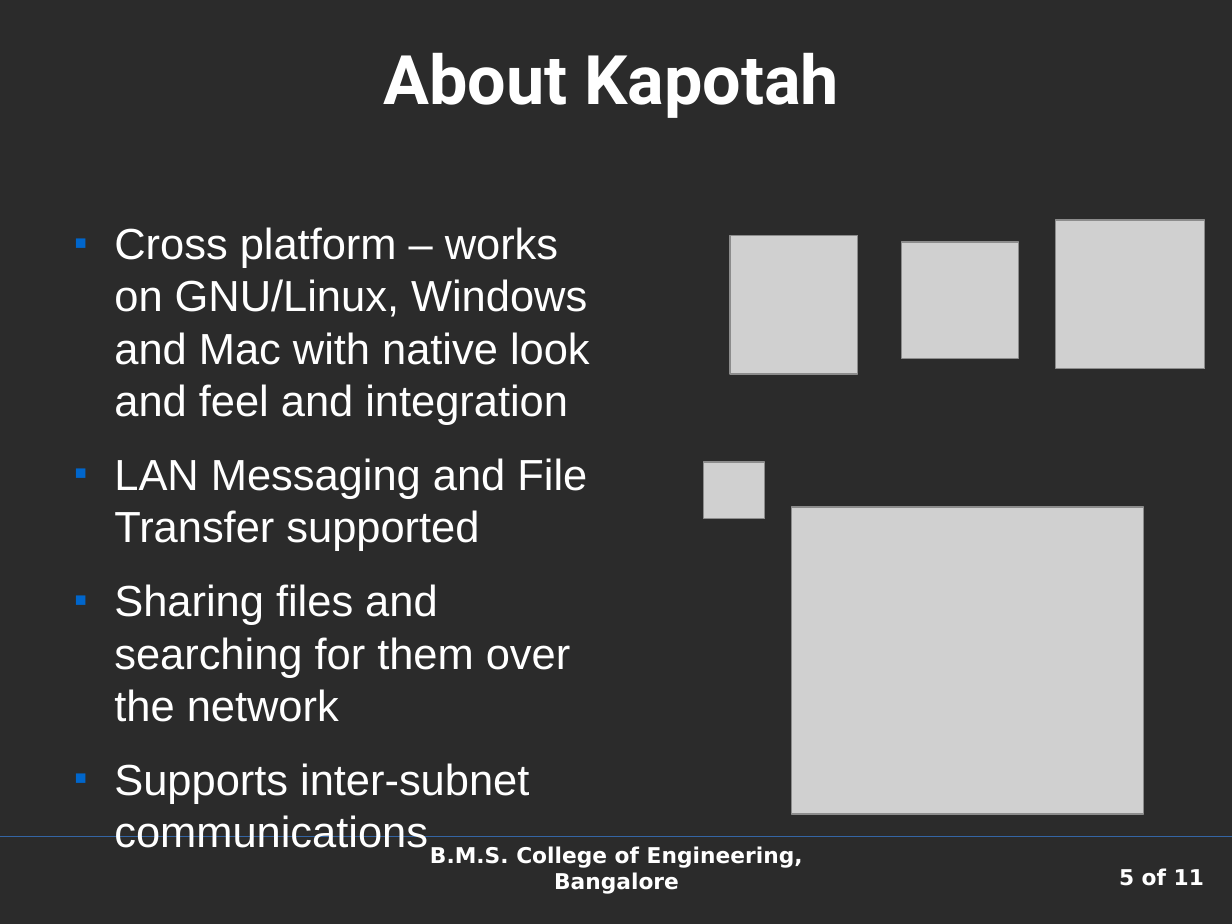
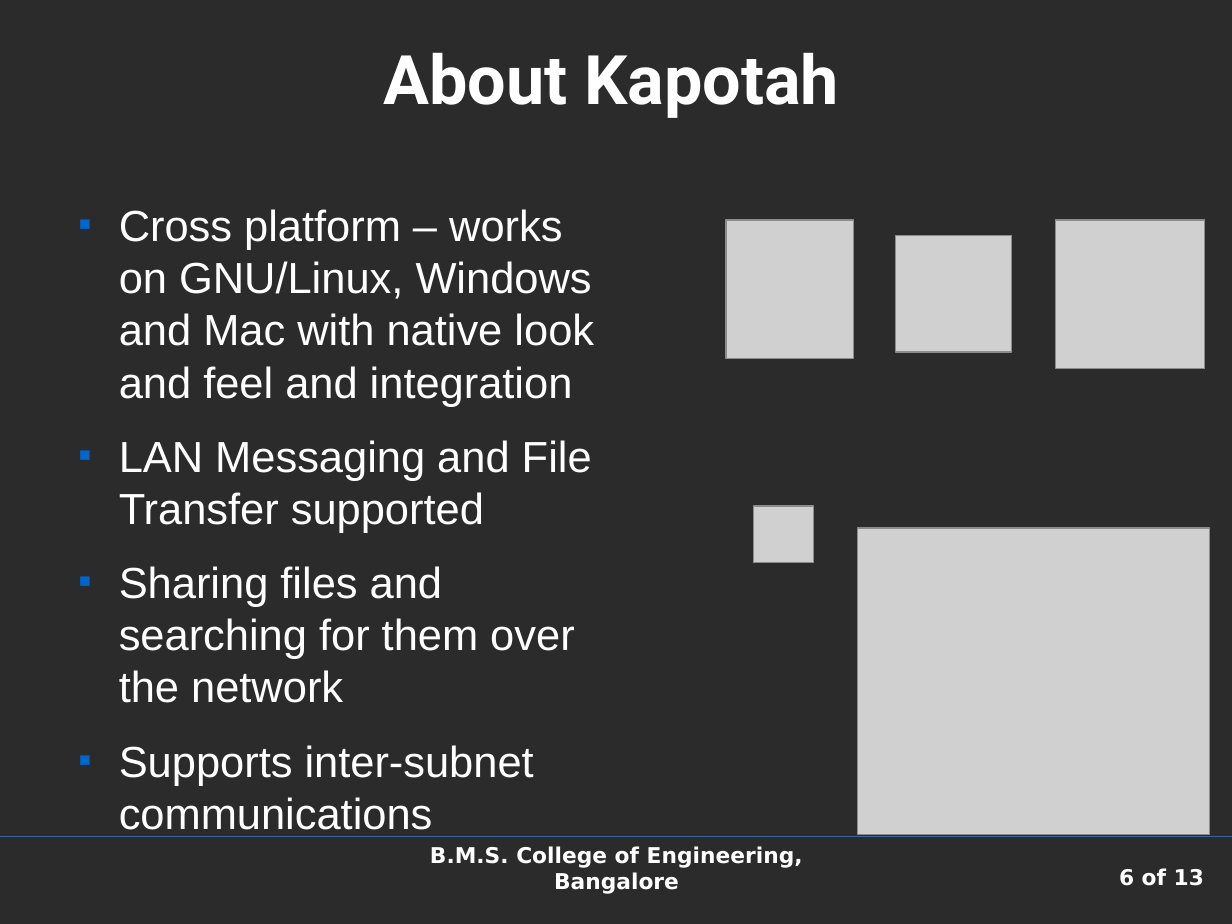
Before and after one commit to shaan7/Kapotah, a slide deck: slide 6 of docs/presentation.odp (slide 5 before the commit). Drawn at 1232x924 pixels with LibreOffice and Linux fonts; fonts in the diff are those of the drawing; grey boxes stand for pictures; background and template pictures are left out; a plain dark background stands for a picture behind light text. Boxes give left, top, right and bottom in pixels: in the first picture for what was removed or moved away, otherwise in the second. Text is boxed around its words. In the diff, an @@ line names an element or a change of style, - is before the commit and + after.

```diff
--- a/docs/presentation.odp
+++ b/docs/presentation.odp
@@ text "Cross platform – works on ..." rewrapped from [114, 227, 590, 848] to [119, 209, 594, 786] @@
@@ picture: place and size @@
-picture at [730, 236, 859, 375]
+picture at [727, 220, 855, 359]
@@ picture: place and size @@
-picture at [902, 243, 1018, 359]
+picture at [895, 236, 1012, 352]
@@ picture: place and size @@
-picture at [704, 462, 765, 519]
+picture at [754, 506, 814, 563]
@@ picture: place and size @@
-picture at [793, 508, 1145, 815]
+picture at [859, 528, 1211, 835]
@@ page number at [1119, 868, 1204, 886]: text changed @@
-5 of 11
+6 of 13
```
Also in this commit, not shown: 6 other slides changed, 3 slides added, 1 slide removed, 6 other files.
